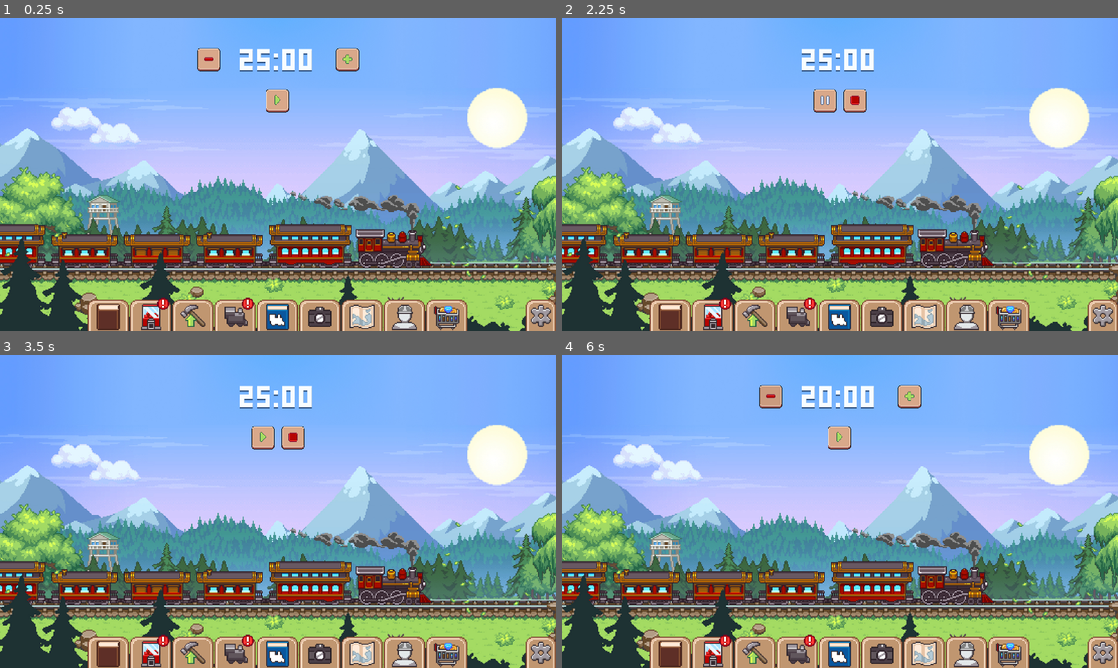
Above: before the commit, frames 1-4 (two rows, left to right).
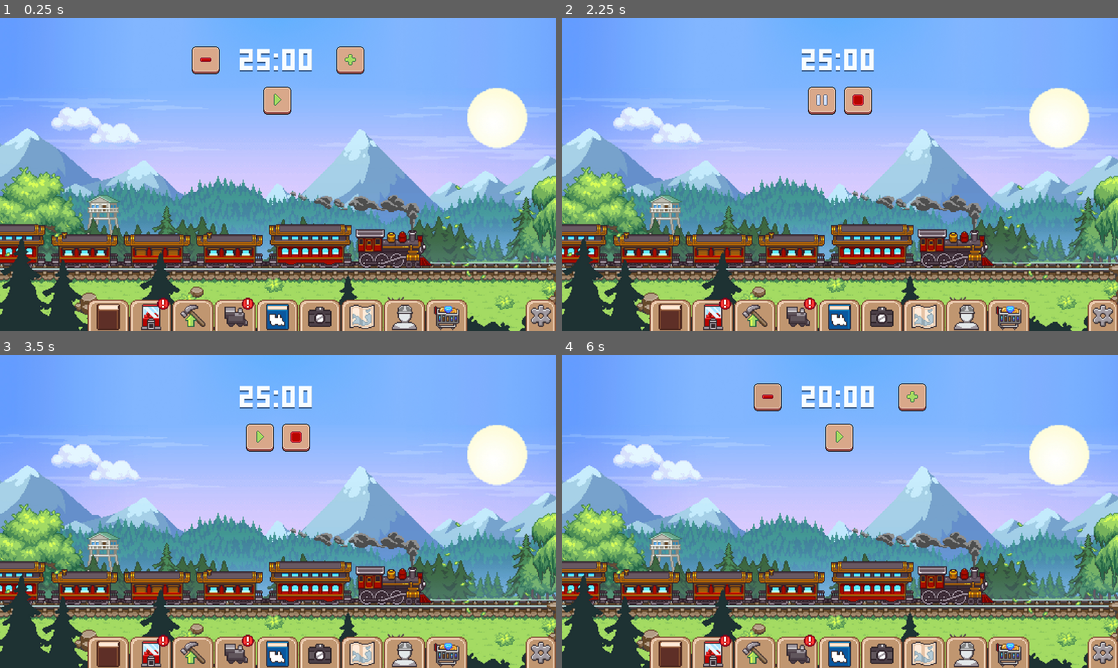
Above: after the commit, the same moments.

Repository: justkuzan/pomodoro-timer
Game: Godot game, scene res://Scenes/All Timers/all_timers_general_scene.tscn
Same seed, same stepped clock (60 frames per second), same inputs: the game is played once before the commit and once after it.
Inputs (mouse positions are in pixels of both pictures, inside the frame that each line leads up to; where the layout moved, square brackets give the same spot in the first picture):
- Up to frame 1 (0.25 s): no input
- Up to frame 2 (2.25 s): click (767, 61) [773, 58] at 0.5 s; click (912, 61) [906, 58] at 1.25 s; click (840, 99) at 2 s
- Up to frame 3 (3.5 s): click (261, 436) at 2.75 s
- Up to frame 4 (6 s): click (856, 436) at 3.5 s; click (840, 436) at 4.25 s; click (856, 436) at 5 s; click (767, 398) [773, 395] at 5.75 s

The runs differ from the first frame. In frame 1, 0.7% of the frame differs, in the area x 34-66%, y 9-31%; in frame 2, 0.6%; in frame 3, 0.5%; in frame 4, 0.7%.

Commit message:
Add AudioManager and button sound effects
Implemented AudioManager singleton for centralized sound control.

Added audio feedback for button down and button up events.

Diff:
--- a/UI/timer_controls.gd
+++ b/UI/timer_controls.gd
@@ -15,7 +15,27 @@
 
 
 func _ready() -> void:
-	pass
+	# Collect all buttons into an array for batch setup
+	var all_buttons: Array = [
+		play_button,
+		pause_button,
+		stop_button,
+		add_minutes_button,
+		reduce_minutes_button
+	]
+
+
+	for btn: TextureButton in all_buttons:
+		btn.button_down.connect(play_click_down)
+		btn.button_up.connect(play_click_up)
+
+
+func play_click_down() -> void:
+	SoundManager.play_track(SoundManager.AUDIO_TRACKS.ui_button_pressed)
+
+
+func play_click_up() -> void:
+	SoundManager.play_track(SoundManager.AUDIO_TRACKS.ui_button_released)
 
 
 func ui_onloaded() -> void:
--- a/UI/timer_controls.tscn
+++ b/UI/timer_controls.tscn
@@ -29,10 +29,10 @@
 layout_mode = 1
 anchors_preset = 10
 anchor_right = 1.0
-offset_left = -289.5
-offset_top = 94.0
-offset_right = 289.5
-offset_bottom = 194.0
+offset_left = -309.5
+offset_top = 86.0
+offset_right = 309.5
+offset_bottom = 206.0
 grow_horizontal = 2
 theme_override_constants/separation = 32
 
@@ -42,7 +42,7 @@
 theme_override_constants/separation = 379
 
 [node name="reduce_minutes" type="TextureButton" parent="add_reduce_V/add_reduce_H"]
-custom_minimum_size = Vector2(100, 100)
+custom_minimum_size = Vector2(120, 120)
 layout_mode = 2
 texture_normal = ExtResource("2_axwln")
 texture_pressed = ExtResource("3_r144j")
@@ -50,7 +50,7 @@
 stretch_mode = 0
 
 [node name="add_minutes" type="TextureButton" parent="add_reduce_V/add_reduce_H"]
-custom_minimum_size = Vector2(100, 100)
+custom_minimum_size = Vector2(120, 120)
 layout_mode = 2
 texture_normal = ExtResource("5_da5n5")
 texture_pressed = ExtResource("6_tkte1")
@@ -79,7 +79,7 @@
 size_flags_horizontal = 4
 
 [node name="pause" type="TextureButton" parent="play_pause_stop_V/play_pause_stop_H/play_pause"]
-custom_minimum_size = Vector2(100, 100)
+custom_minimum_size = Vector2(120, 120)
 layout_mode = 2
 texture_normal = ExtResource("4_av14r")
 texture_pressed = ExtResource("5_vq7i4")
@@ -87,7 +87,7 @@
 stretch_mode = 0
 
 [node name="play" type="TextureButton" parent="play_pause_stop_V/play_pause_stop_H/play_pause"]
-custom_minimum_size = Vector2(100, 100)
+custom_minimum_size = Vector2(120, 120)
 layout_mode = 2
 texture_normal = ExtResource("5_8a722")
 texture_pressed = ExtResource("6_fv4x6")
@@ -99,7 +99,7 @@
 size_flags_horizontal = 4
 
 [node name="stop" type="TextureButton" parent="play_pause_stop_V/play_pause_stop_H/stop"]
-custom_minimum_size = Vector2(100, 100)
+custom_minimum_size = Vector2(120, 120)
 layout_mode = 2
 texture_normal = ExtResource("8_o361q")
 texture_pressed = ExtResource("9_ihn6g")
--- /dev/null
+++ b/Utilities/SoundManager/sound_manager.gd
@@ -0,0 +1,15 @@
+extends AudioStreamPlayer
+
+
+enum AUDIO_TRACKS { ui_button_pressed, ui_button_released, maint_theme, wind, sound_of_wheels }
+
+
+const  AUDIO_TRACKS_PATHS: Dictionary = {
+	AUDIO_TRACKS.ui_button_pressed: preload("res://UI/HUD/Sounds/Wood Block1.ogg"),
+	AUDIO_TRACKS.ui_button_released: preload("res://UI/HUD/Sounds/Wood Block2.ogg")
+	}
+
+
+func play_track(track: AUDIO_TRACKS) -> void:
+	stream = AUDIO_TRACKS_PATHS.get(track)
+	play()
--- /dev/null
+++ b/Utilities/SoundManager/sound_manager.tscn
@@ -0,0 +1,7 @@
+[gd_scene load_steps=2 format=3 uid="uid://doj632328jtfu"]
+
+[ext_resource type="Script" uid="uid://chn42vboa450r" path="res://Utilities/SoundManager/sound_manager.gd" id="1_j3to0"]
+
+[node name="SoundManager" type="AudioStreamPlayer"]
+max_polyphony = 4
+script = ExtResource("1_j3to0")
--- a/project.godot
+++ b/project.godot
@@ -14,6 +14,10 @@
 run/main_scene="uid://v3cn8qd7goio"
 config/features=PackedStringArray("4.5", "GL Compatibility")
 config/icon="uid://cj2wkbeiptohj"
+
+[autoload]
+
+SoundManager="*res://Utilities/SoundManager/sound_manager.tscn"
 
 [debug]
 
Not shown, added: Assets/Sketchbook.ogg.import
Not shown, added: Common/Description.txt
Renamed: UI/HUD/button-add/add-default.png -> UI/HUD/Buttons/button-add/add-default.png
Not shown, added: UI/HUD/Buttons/button-add/add-default.png.import
Renamed: UI/HUD/button-add/add-hovered.png -> UI/HUD/Buttons/button-add/add-hovered.png
Not shown, added: UI/HUD/Buttons/button-add/add-hovered.png.import
Renamed: UI/HUD/button-add/add-pressed.png -> UI/HUD/Buttons/button-add/add-pressed.png
Not shown, added: UI/HUD/Buttons/button-add/add-pressed.png.import
Renamed: UI/HUD/button-pause/pause-default.png -> UI/HUD/Buttons/button-pause/pause-default.png
Not shown, added: UI/HUD/Buttons/button-pause/pause-default.png.import
Renamed: UI/HUD/button-pause/pause-hovered.png -> UI/HUD/Buttons/button-pause/pause-hovered.png
Not shown, added: UI/HUD/Buttons/button-pause/pause-hovered.png.import
(and 52 more such lines)
